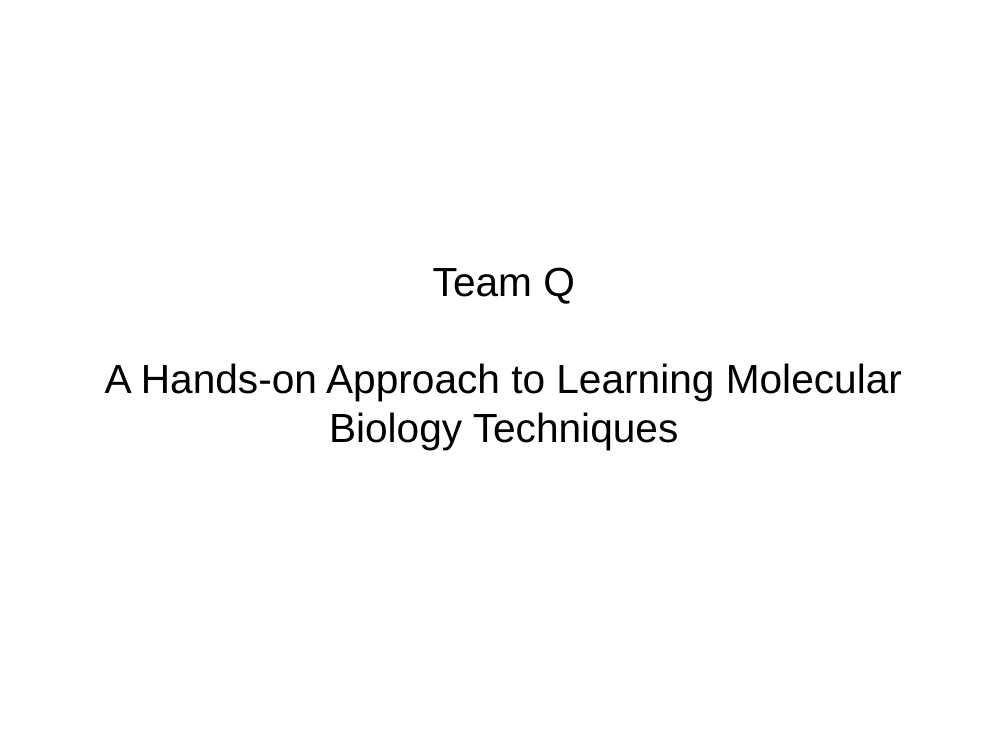
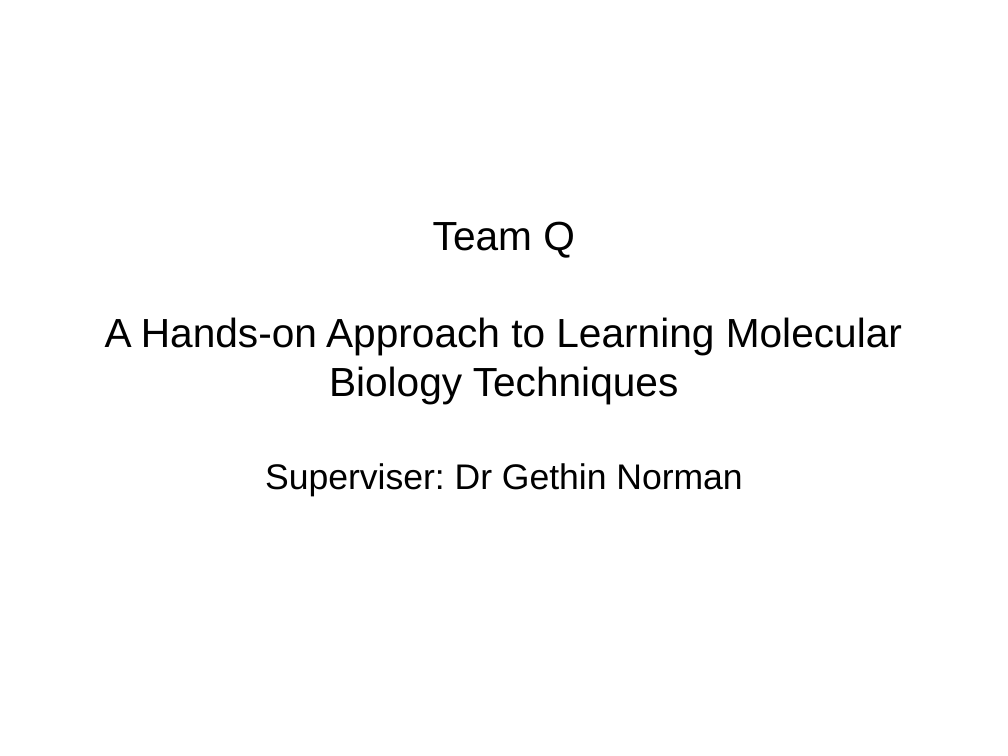
Before and after one commit to Dan-McElroy/Team-Project--Q, a slide deck: slide 1 of docs/progressPresentation/draft.odp. Drawn at 1008x756 pixels with LibreOffice and Linux fonts; fonts in the diff are those of the drawing. Boxes give left, top, right and bottom in pixels: in the first picture for what was removed or moved away, otherwise in the second. Text is boxed around its words. In the diff, an @@ line names an element or a change of style, - is before the commit and + after.

```diff
--- a/docs/progressPresentation/draft.odp
+++ b/docs/progressPresentation/draft.odp
@@ subtitle at (265,463,742,496): paragraph added @@
+Superviser: Dr Gethin Norman
```
Also in this commit, not shown: 1 other slide changed, 12 slides added, 1 slide removed, 12 other files.
